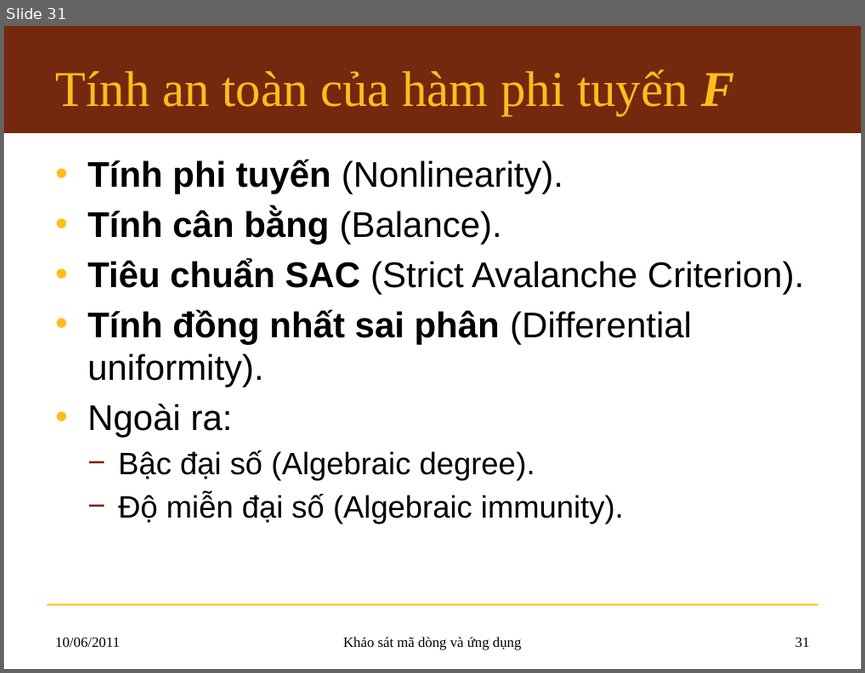
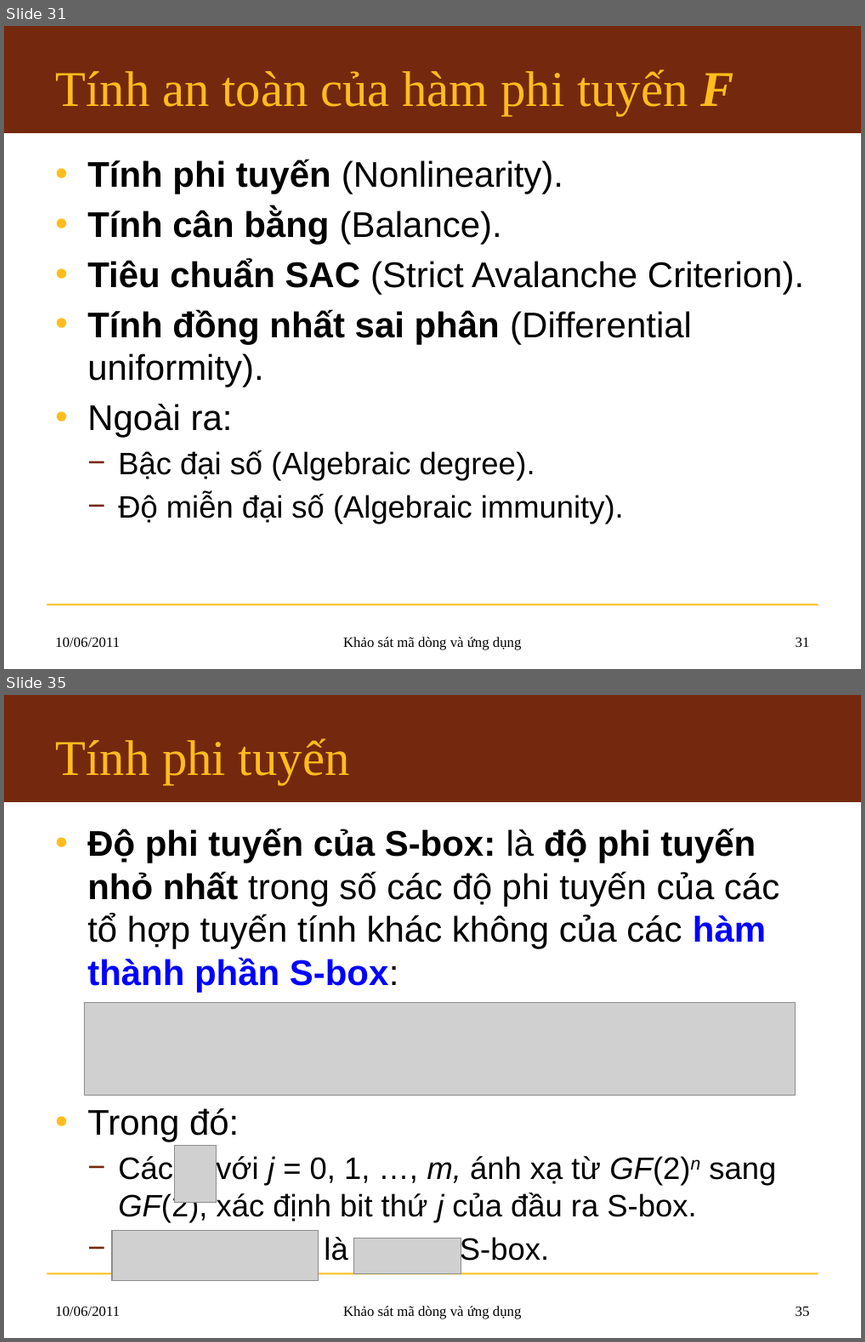
Before and after one commit to hemprasad/lvmm-sc, a slide deck: 7.Slide/KLTN_Slide.pptx. Shown one above the other, each under a label of ours: slide 31 before the commit, slides 31 and 35 after it; the slides between them are not shown. The pictures are 865x673 and 865x1342 pixels, drawn with LibreOffice and Linux fonts; fonts in the diff are those of the drawing; grey boxes stand for pictures; background and template pictures are left out. Boxes give left, top, right and bottom in pixels: in the first picture for what was removed or moved away, otherwise in the second. Text is boxed around its words. In the diff, an @@ line names an element or a change of style, - is before the commit and + after.

```diff
--- a/7.Slide/KLTN_Slide.pptx
+++ b/7.Slide/KLTN_Slide.pptx
@@ slide 35 added at <box>4,695,861,1338</box>, background #FFFFFF; not listed: 2 template elements that a slide beside it also shows @@
@@ title added at <box>55,738,350,784</box>, 42 pt, text #FFBD1B @@
+Tính phi tuyến
@@ text added at <box>87,828,779,1265</box>, 30 pt, text #000000 @@
+• Độ phi tuyến của S-box: là độ phi tuyến nhỏ nhất trong số các độ phi tuyến của các tổ hợp tuyến tính khác không của các hàm thành phần S-box:
+• Trong đó:
+  − Các với j = 0, 1, …, m, ánh xạ từ GF(2)n sang GF(2), xác định bit thứ j của đầu ra S-box.
+  − là S-box.
@@ picture added at <box>85,1002,794,1095</box> @@
@@ picture added at <box>175,1145,216,1202</box> @@
@@ picture added at <box>112,1231,318,1280</box> @@
@@ picture added at <box>353,1237,460,1273</box> @@
@@ text added at <box>55,1306,120,1315</box>, 12 pt, text #000000 @@
+10/06/2011
@@ text added at <box>343,1305,522,1319</box>, 12 pt, text #000000 @@
+Khảo sát mã dòng và ứng dụng
@@ page number added at <box>795,1306,810,1315</box>, 12 pt, text #000000 @@
+35
```
Also in this commit, not shown: 5 other slides added.
